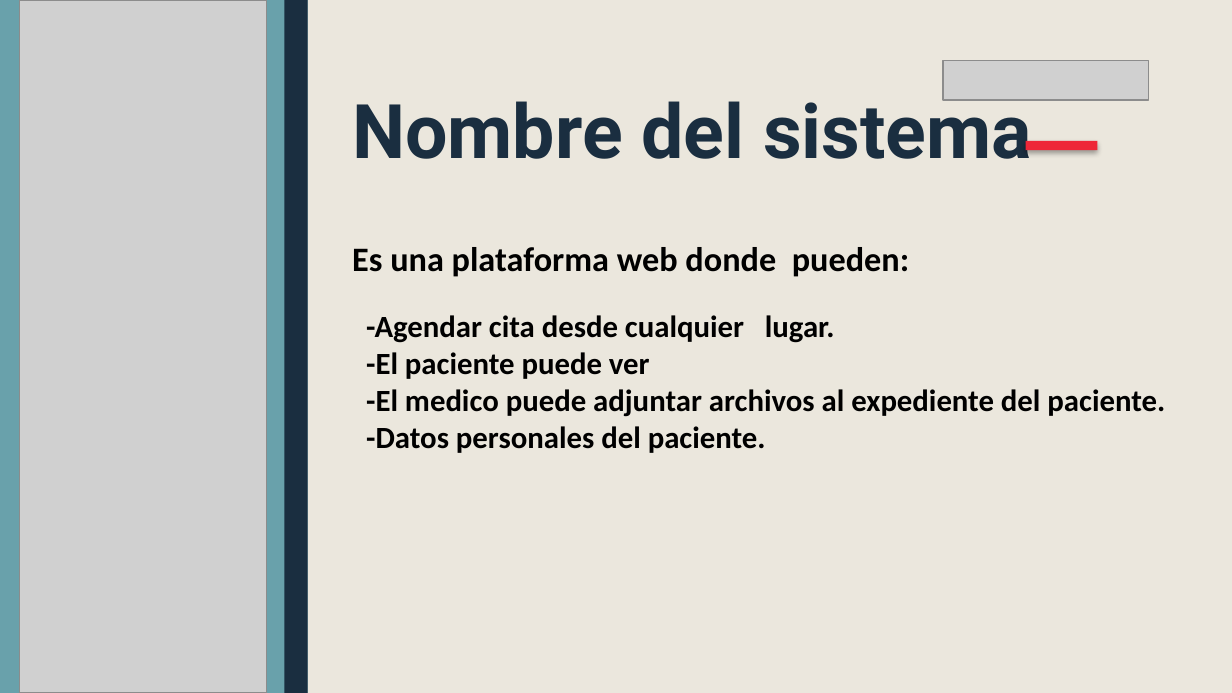
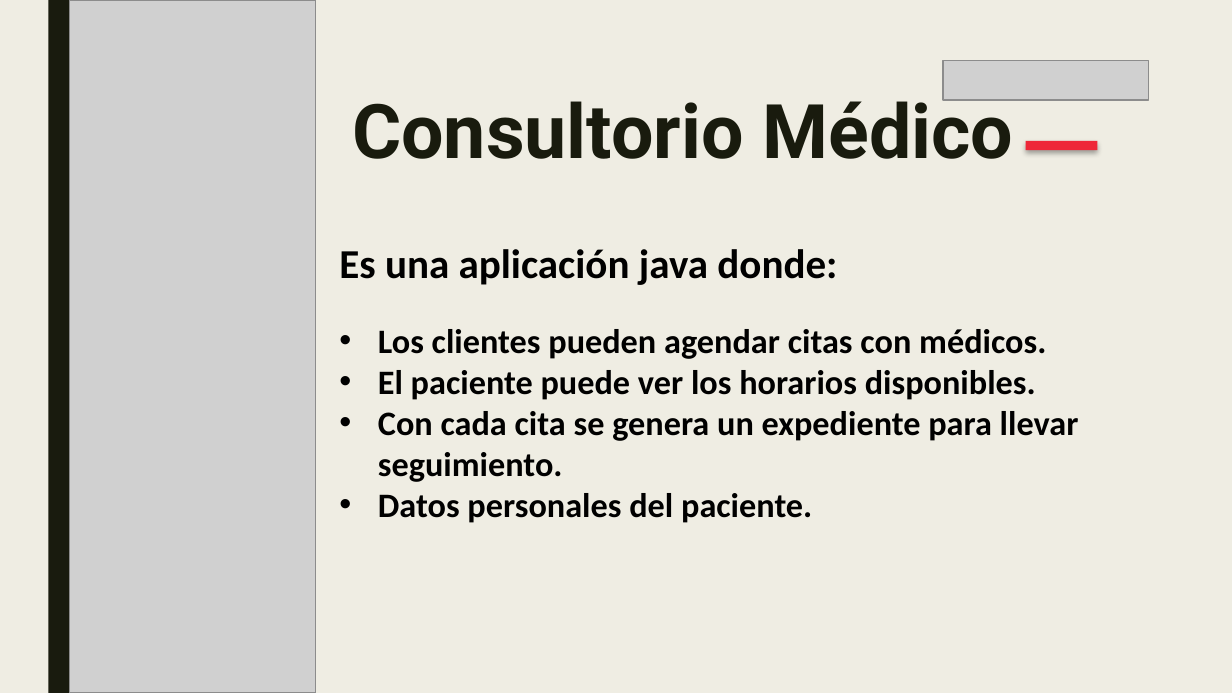
Before and after one commit to GS-Consultorio/analisis, a slide deck: slide 2 of consultorio1.pptx. Drawn at 1232x693 pixels with LibreOffice and Linux fonts; fonts in the diff are those of the drawing; grey boxes stand for pictures. Boxes give left, top, right and bottom in pixels: in the first picture for what was removed or moved away, otherwise in the second. Text is boxed around its words. In the diff, an @@ line names an element or a change of style, - is before the commit and + after.

Commit message:
presentacion2

```diff
--- a/consultorio1.pptx
+++ b/consultorio1.pptx
@@ background #EBE7DD to #EFEDE3 @@
@@ rectangle removed at [0, 0, 1232, 692] @@
@@ rectangle removed at [0, 0, 308, 692] @@
@@ rectangle at [48, 0, 71, 692]: fill #1A2E40 to #191B0E @@
@@ picture: place and size @@
-picture at [20, 0, 266, 692]
+picture at [69, 0, 315, 692]
@@ rectangle removed at [285, 0, 308, 692] @@
@@ text at [352, 88, 1013, 159]: text changed; text colour #1A2E40 to #191B0E @@
-Nombre del sistema
+Consultorio Médico
@@ text at [339, 249, 1079, 523]: text changed; size 18 to 20 pt @@
-Es una plataforma web donde pueden:
--Agendar cita desde cualquier lugar.
--El paciente puede ver
--El medico puede adjuntar archivos al expediente del paciente.
--Datos personales del paciente.
+Es una aplicación java donde:
+• Los clientes pueden agendar citas con médicos.
+• El paciente puede ver los horarios disponibles.
+• Con cada cita se genera un expediente para llevar seguimiento.
+• Datos personales del paciente.
```
Also in this commit, not shown: 9 other slides changed.
